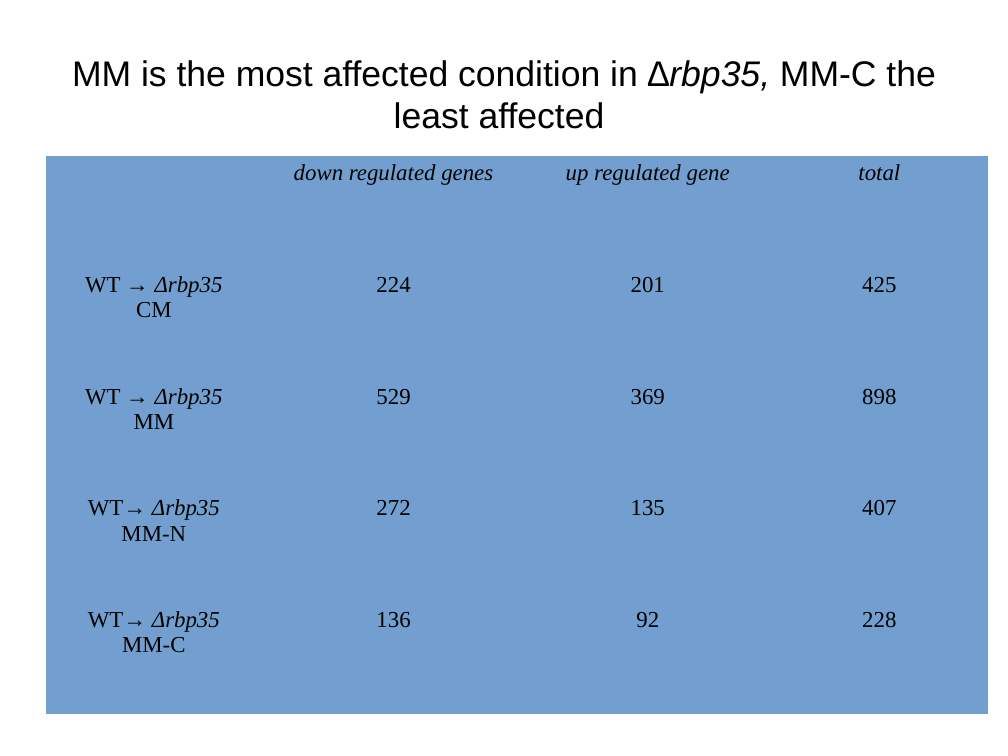
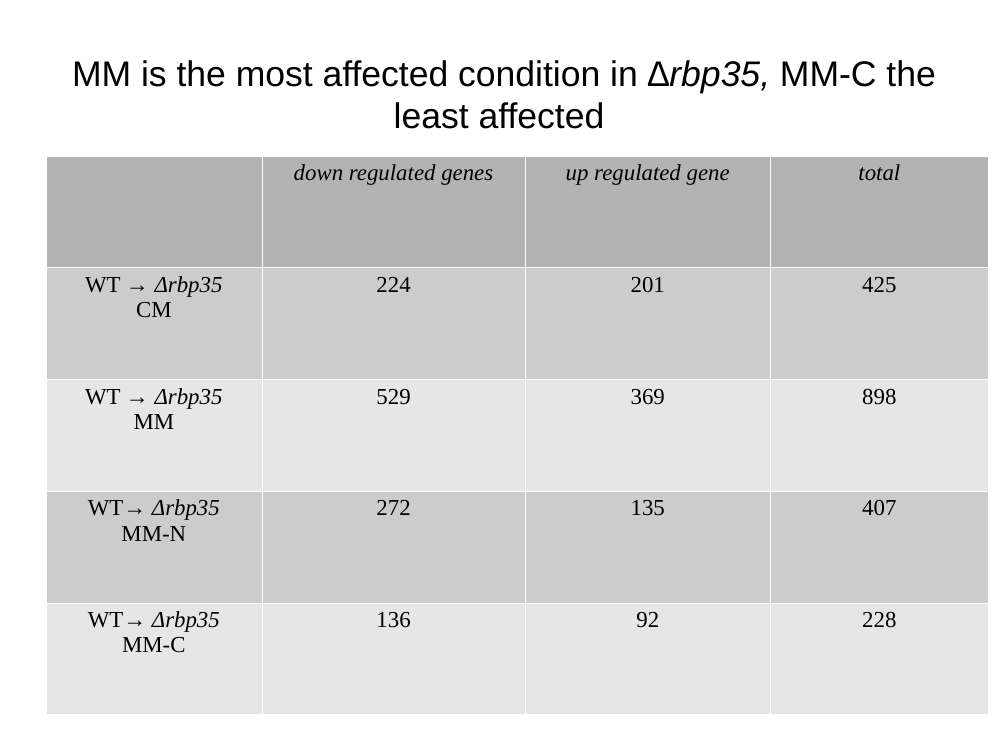
Before and after one commit to wilkinsonlab/m-oryzae-polya, a slide deck: slide 37 of doc/polyA/version_21/oryzae_presentation.odp. Drawn at 1008x756 pixels with LibreOffice and Linux fonts; fonts in the diff are those of the drawing; grey boxes stand for pictures. Boxes give left, top, right and bottom in pixels: in the first picture for what was removed or moved away, otherwise in the second. Text is boxed around its words. In the diff, an @@ line names an element or a change of style, - is before the commit and + after.

```diff
--- a/doc/polyA/version_21/oryzae_presentation.odp
+++ b/doc/polyA/version_21/oryzae_presentation.odp
@@ table at [46, 155, 989, 714] @@
@@ fill #729FCF to #B3B3B3 in row 1 @@
@@ fill #729FCF to #CCCCCC in 8 cells @@
@@ fill #729FCF to #E6E6E6 in 8 cells @@
@@ borders changed @@
```
Also in this commit, not shown: 20 other slides changed, 2 slides added, 2 other files.
